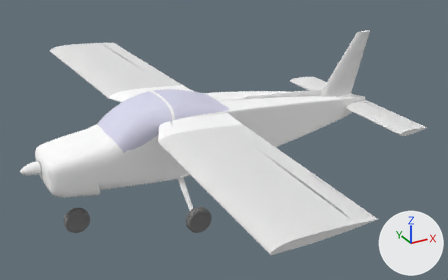
The Blender file dev/3d/MFI-9B.blend, before and after one commit.
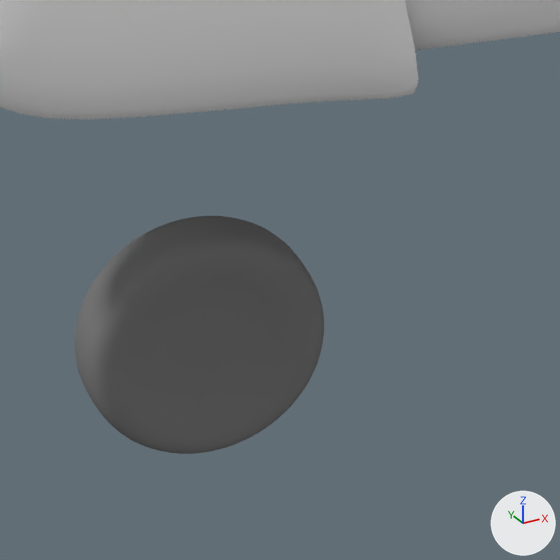
The first picture shows the older version from a 50 mm lens placed at (-1.13, -7.5, 3.57), pointed at (2.92, -0.12, -0.11). The close-ups show both versions on the part from 12% to 26% of the width and 66% to 87% of the height of that picture; other places that the commit changed are outside them. Arrows for +X, +Y and +Z are at lower right; the lights stay in place.

Names of what the first close-up shows: 'fuselage', 'tyre'.
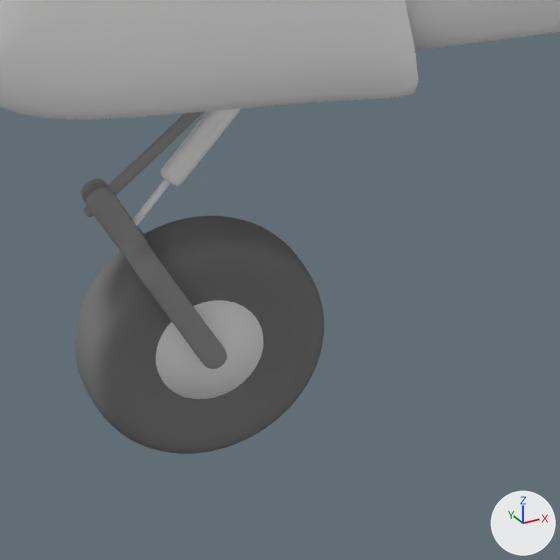
Location of each change, (x1, y1, x2, y2) in pixels of the close-ups (560 x 560 px):
```json
{"object": "NLG_hub", "change": "added", "after": [156, 300, 263, 399]}
{"object": "NLG_fork", "change": "added", "after": [81, 179, 227, 369]}
{"object": "NLG_damper", "change": "added", "after": [160, 108, 242, 186]}
{"object": "NLG_strut", "change": "added", "after": [83, 112, 203, 217]}
{"object": "NLG_damper_rod", "change": "added", "after": [132, 179, 170, 226]}
```

Edits to the scene script, one JSON object a line:
```json
{"op": "add", "block": "me_nlg_damper", "code": ["me_nlg_damper = bpy.data.meshes.new('NLG_damper')", "me_nlg_damper.from_pydata(...)  # 76 vertices, 72 faces; spans x -0.04..0.02, y -0.02..0.02, z -0.19..0.02", "me_nlg_damper.polygons.foreach_set('use_smooth', [True] * 72)", "me_nlg_damper.materials.append(mat_chrome)  # white #f3f3f3"]}
{"op": "add", "block": "me_cube_020", "code": ["me_cube_020 = bpy.data.meshes.new('Cube.020')", "me_cube_020.from_pydata(...)  # 16 vertices, 14 faces; spans x -0.006..0.006, y -0.006..0.006, z -0.29..-0.16", "me_cube_020.polygons.foreach_set('use_smooth', [True] * 14)", "me_cube_020.materials.append(mat_chrome)  # white #f3f3f3"]}
{"op": "add", "block": "me_nose_lg", "code": ["me_nose_lg = bpy.data.meshes.new('nose_LG')", "me_nose_lg.from_pydata(...)  # 20 vertices, 17 faces; spans x -0.222..0.01, y -0.01..0.01, z -0.484..0.01", "me_nose_lg.materials.append(mat_darkgray_metal)  # grey #959595"]}
{"op": "add", "block": "me_ngl_fork", "code": ["me_ngl_fork = bpy.data.meshes.new('NGL_fork')", "me_ngl_fork.from_pydata(...)  # 54 vertices, 53 faces; spans x -0.02..0.02, y 0.0..0.08, z -0.02..0.316", "me_ngl_fork.materials.append(mat_darkgray_metal)  # grey #959595"]}
{"op": "add", "block": "me_hub", "code": ["me_hub = bpy.data.meshes.new('hub')", "me_hub.from_pydata(...)  # 66 vertices, 96 faces; spans x -0.08..0.08, y -0.05..0.05, z -0.08..0.08", "me_hub.polygons.foreach_set('use_smooth', [True] * 96)", "me_hub.materials.append(mat_chrome)  # white #f3f3f3"]}
{"op": "add", "block": "ob_nlg_damper", "code": ["ob_nlg_damper = bpy.data.objects.new('NLG_damper', me_nlg_damper)", "ob_nlg_damper.location = (0.781, 0.0, -0.501)", "ob_nlg_damper.rotation_euler = (0.0, 0.785, 0.0)  # degrees (0, 45, 0)", "_m = ob_nlg_damper.modifiers.new('Subsurf', 'SUBSURF')", "_m.levels = 2"]}
{"op": "add", "block": "ob_nlg_damper_rod", "code": ["ob_nlg_damper_rod = bpy.data.objects.new('NLG_damper_rod', me_cube_020)", "ob_nlg_damper_rod.location = (0.781, 0.0, -0.501)", "ob_nlg_damper_rod.rotation_euler = (0.0, 0.785, 0.0)  # degrees (0, 45, 0)", "_m = ob_nlg_damper_rod.modifiers.new('Subsurf', 'SUBSURF')", "_m.levels = 2"]}
{"op": "add", "block": "ob_nlg_strut", "code": ["ob_nlg_strut = bpy.data.objects.new('NLG_strut', me_nose_lg)", "ob_nlg_strut.location = (0.84, 0.0, -0.24)", "ob_nlg_strut.rotation_euler = (0.0, 0.227, 0.0)  # degrees (0, 13, 0)", "_m = ob_nlg_strut.modifiers.new('Subsurf', 'SUBSURF')", "_m.levels = 2"]}
{"op": "add", "block": "ob_nlg_fork", "code": ["ob_nlg_fork = bpy.data.objects.new('NLG_fork', me_ngl_fork)", "ob_nlg_fork.location = (0.67, 0.0, -0.9)", "ob_nlg_fork.rotation_euler = (0.0, -0.436, 0.0)  # degrees (0, -25, 0)", "_m = ob_nlg_fork.modifiers.new('Subsurf', 'SUBSURF')", "_m.levels = 2", "_m = ob_nlg_fork.modifiers.new('Mirror', 'MIRROR')", "_m.use_axis = (False, True, False)"]}
{"op": "add", "block": "ob_nlg_hub", "code": ["ob_nlg_hub = bpy.data.objects.new('NLG_hub', me_hub)", "ob_nlg_hub.location = (0.67, 0.0, -0.9)"]}
```
